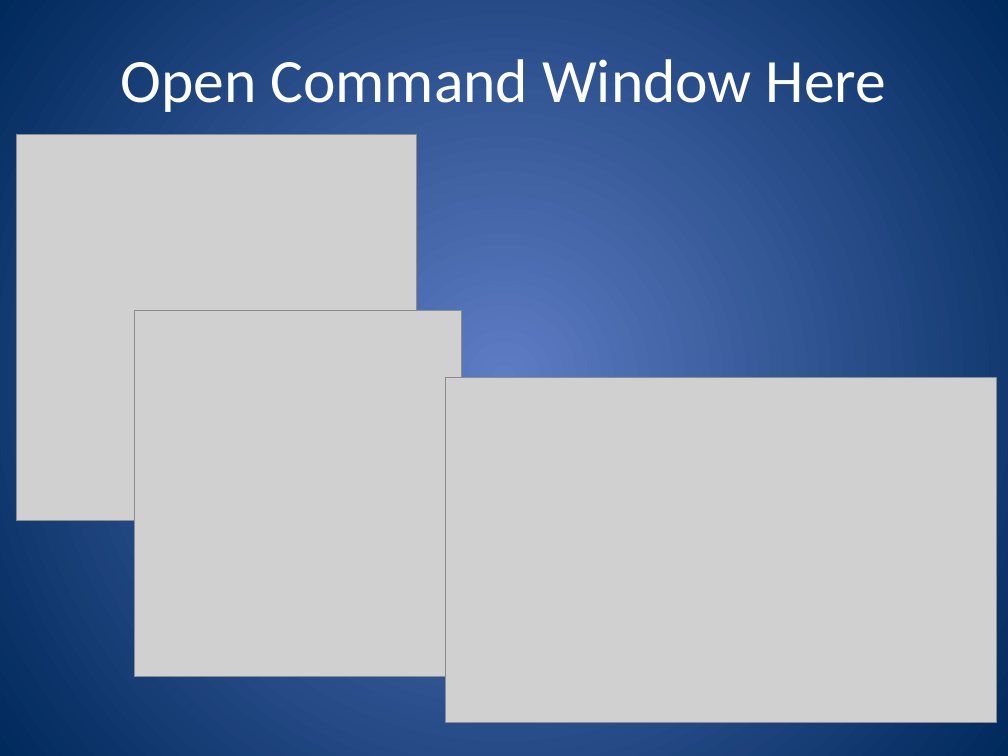
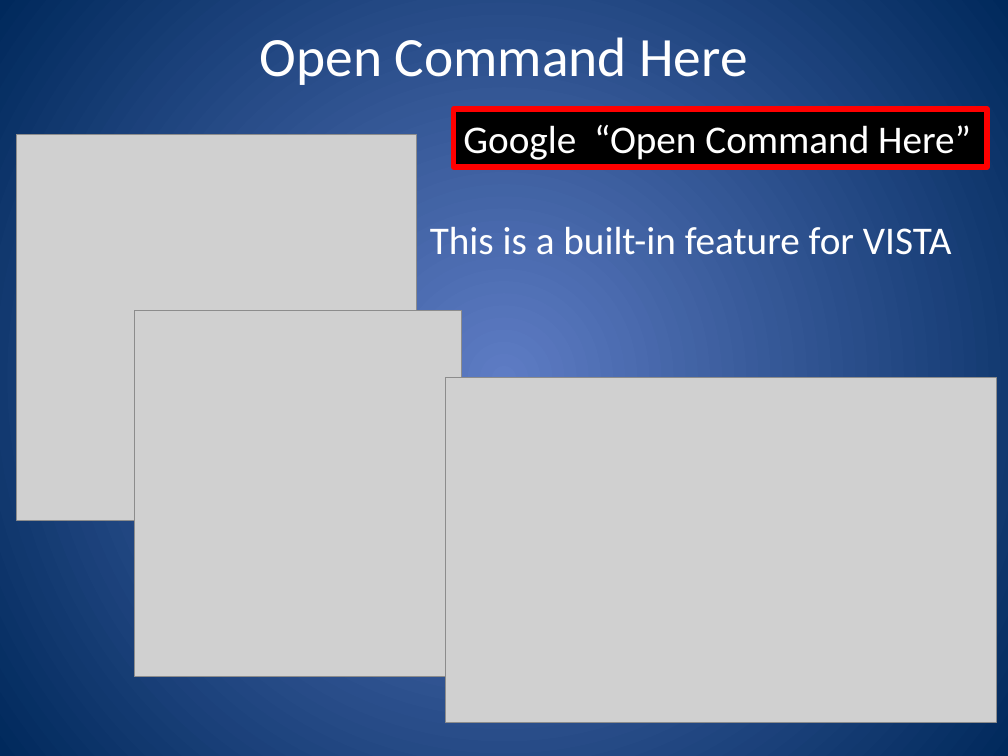
Before and after one commit to CADWRDeltaModeling/dsm2, a slide deck: slide 9 of dsm2/presentations/DSM2 Installation.pptx. Drawn at 1008x756 pixels with LibreOffice and Linux fonts; fonts in the diff are those of the drawing; grey boxes stand for pictures. Boxes give left, top, right and bottom in pixels: in the first picture for what was removed or moved away, otherwise in the second. Text is boxed around its words. In the diff, an @@ line names an element or a change of style, - is before the commit and + after.

```diff
--- a/dsm2/presentations/DSM2 Installation.pptx
+++ b/dsm2/presentations/DSM2 Installation.pptx
@@ title at box(260, 37, 747, 85): text changed; size 44 to 39.6 pt @@
-Open Command Window Here
+Open Command Here
@@ rectangle added at box(454, 109, 987, 166), fill #000000, outline #FF0000 4 pt, 28 pt, text #FFFFFF @@
+Google “Open Command Here”
@@ text added at box(430, 226, 951, 255), 28 pt, text #FFFFFF @@
+This is a built-in feature for VISTA
```
Also in this commit, not shown: 2 other slides changed, 3 slides removed.
